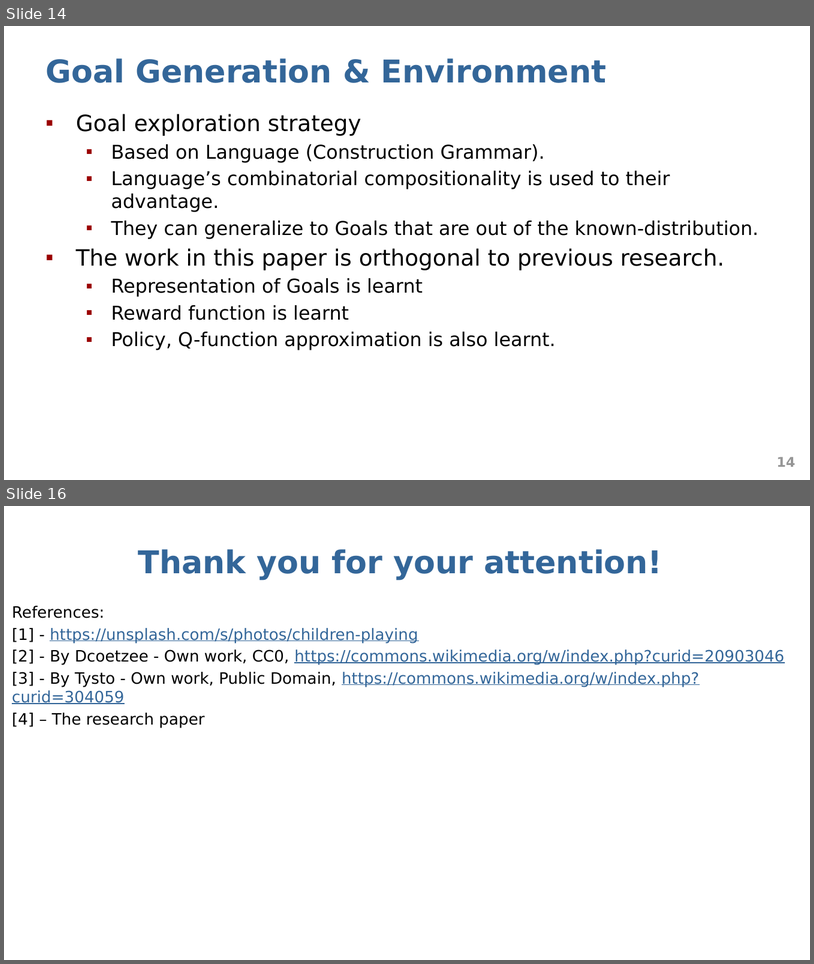
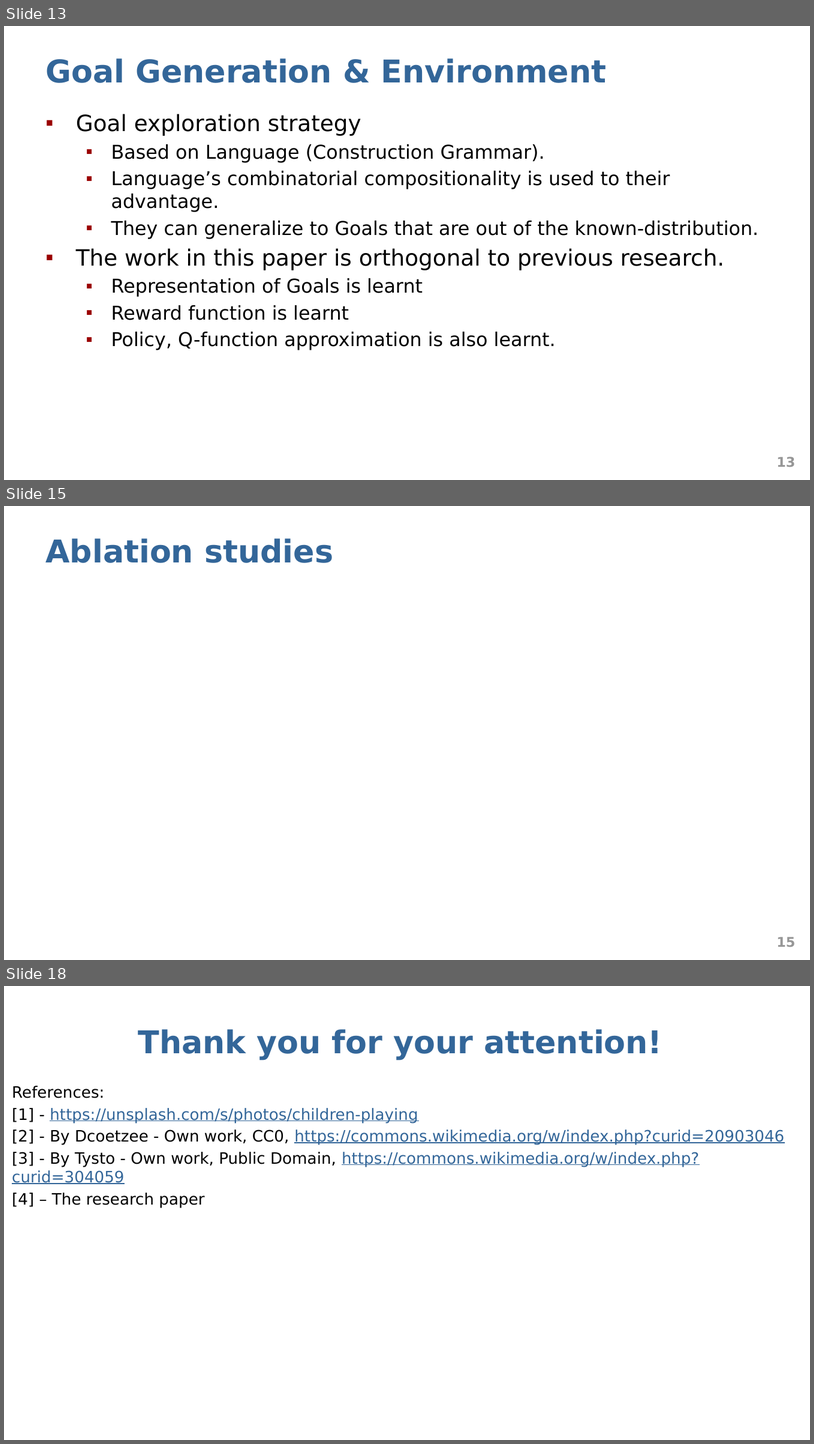
Before and after one commit to abduskhazi/deep-reinforcement-learning-seminar, a slide deck: presentation.pptx. Shown one above the other, each under a label of ours: slides 14 and 16 before the commit, slides 13, 15 and 18 after it; the slides between them are not shown. The pictures are 814x964 and 814x1444 pixels, drawn with LibreOffice and Linux fonts; fonts in the diff are those of the drawing. Boxes give left, top, right and bottom in pixels: in the first picture for what was removed or moved away, otherwise in the second. Text is boxed around its words. In the diff, an @@ line names an element or a change of style, - is before the commit and + after.

```diff
--- a/presentation.pptx
+++ b/presentation.pptx
@@ slide 15 added at (4,506,810,960), background #FFFFFF @@
@@ title added at (45,538,333,563), 28 pt, text #336699, bold @@
+Ablation studies
@@ page number added at (777,937,795,946), 12 pt, text #969696, bold @@
+15
@@ what was slide 14 is now slide 13 @@
@@ page number at (777,456,795,466): text changed @@
-14
+13
@@ what was slide 16 is now slide 18 @@
```
Also in this commit, not shown: 5 other slides added, 1 slide removed.
